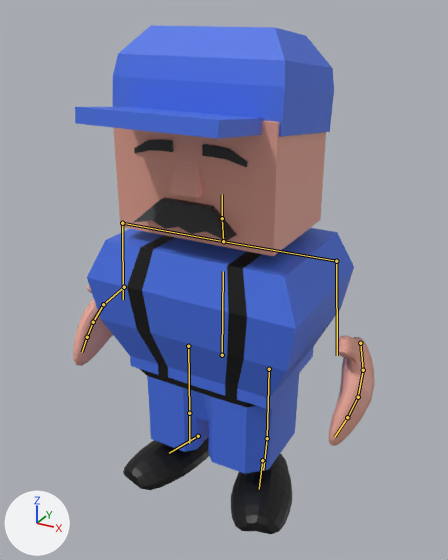
Renders of the FBX model RodentRampage/Assets/Models/m_mechanic.fbx from each side of a commit.
Rendered twice from a 50 mm camera at (1.034, -1.835, 1.805) aimed at (0.002, 0.04, 0.868). The axes (+X, +Y, +Z) are drawn at lower left. The lights are the same throughout. The bones that bend it are drawn over the model as lines.
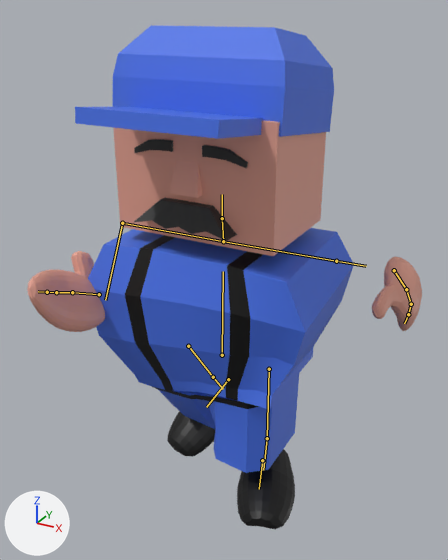
The newer file adds an action. The first version stands in its rest pose; the second is drawn at frame 20 of the action 'Armature|running'.

What differs and where, as boxes (x1, y1, x2, y2) in the pictures (448 x 560 px):
'Cube.001', posed (31% wider)
    before: (73, 26, 375, 534)
    after: (27, 26, 422, 529)
bone 'left shoulder.001', root to tip
    before: (336, 261) to (337, 355)
    after: (336, 261) to (366, 266)
bone 'left Hand 1', root to tip
    before: (360, 343) to (363, 370)
    after: (394, 270) to (406, 289)
bone 'right Shoulder.001', root to tip
    before: (122, 223) to (123, 299)
    after: (122, 223) to (105, 300)
bone 'right Hand 1', root to tip
    before: (124, 287) to (103, 304)
    after: (99, 294) to (72, 292)
bone 'right leg', root to tip
    before: (188, 346) to (189, 413)
    after: (188, 346) to (213, 377)

What the commit changed:
Bone 'left shoulder.001' (bone_left_shoulder_001) turns from (0, 0, 0) to (0, 0, 68) degrees about its own x, y and z.
Bone 'left Hand 1' (bone_left_hand_1) moves from (0.0, 0.0, 0.0) to (0.0, 0.59, 0.04).
Bone 'left Hand 1' (bone_left_hand_1) turns from (0, 0, 0) to (-13, 6, 2) degrees about its own x, y and z.
Bone 'right Shoulder.001' (bone_right_shoulder_001) turns from (0, 0, 0) to (0, 0, 57) degrees about its own x, y and z.
Bone 'right Hand 1' (bone_right_hand_1) moves from (0.0, 0.0, 0.0) to (0.2, 0.18, -0.23).
Bone 'right Hand 1' (bone_right_hand_1) turns from (0, 0, 0) to (-11, 3, -8) degrees about its own x, y and z.
Bone 'right leg' (bone_right_leg) turns from (0, 0, 0) to (0, 0, -38) degrees about its own x, y and z.
